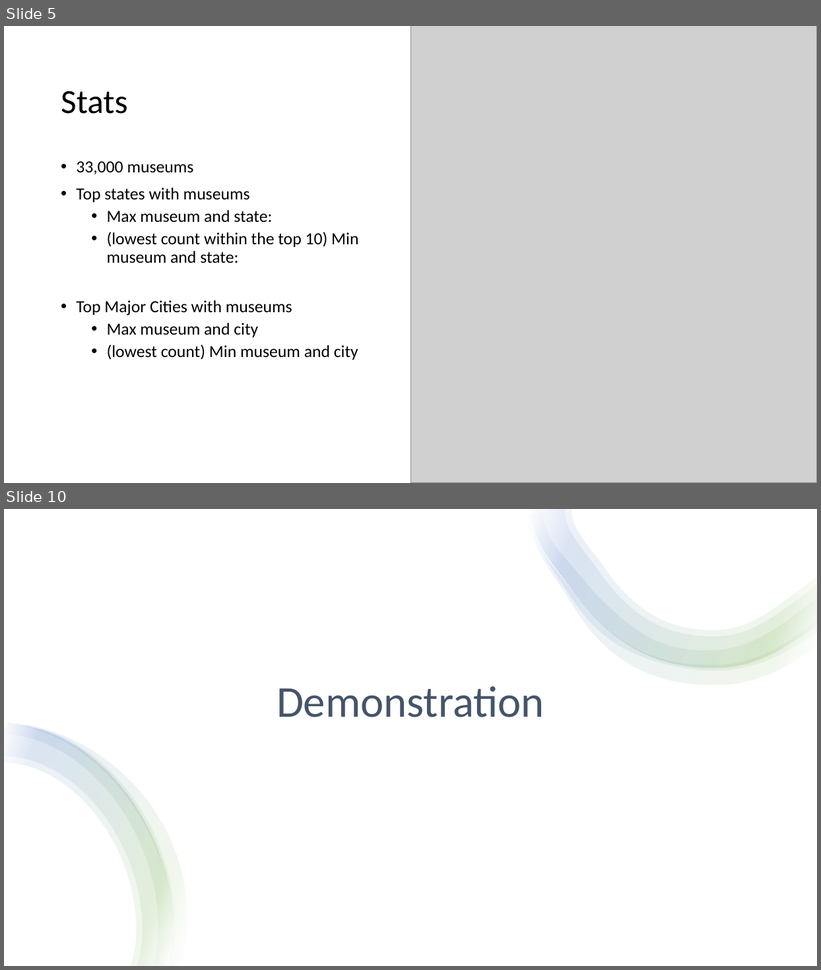
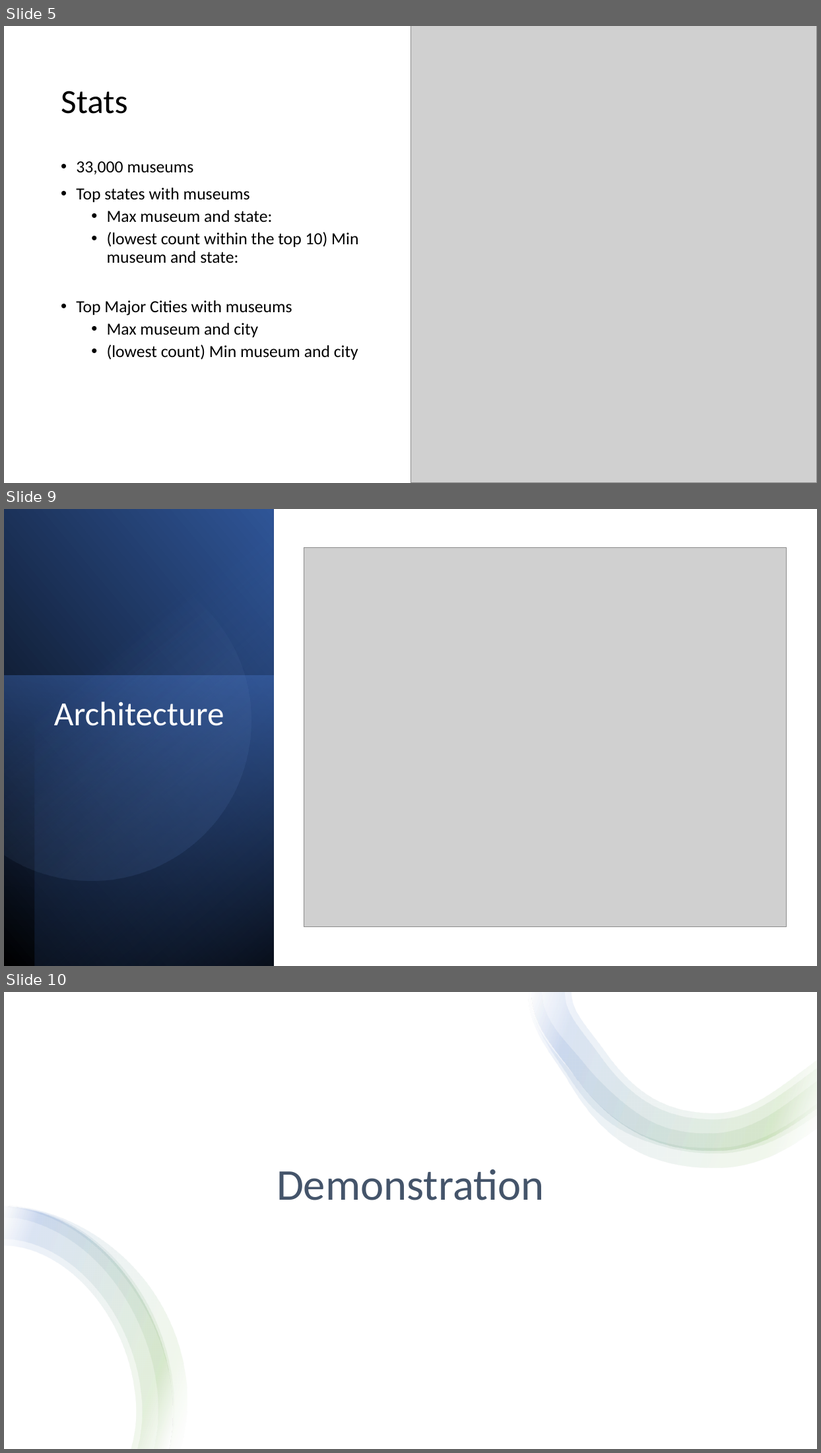
Before and after one commit to JackyUT2023/project3-group8, a slide deck: Project 3 Group 8 - Museums of the United States.pptx. Shown one above the other, each under a label of ours: slides 5 and 10 before the commit, slides 5, 9 and 10 after it; the slides between them are not shown. The pictures are 821x970 and 821x1453 pixels, drawn with LibreOffice and Linux fonts; fonts in the diff are those of the drawing; grey boxes stand for pictures. Boxes give left, top, right and bottom in pixels: in the first picture for what was removed or moved away, otherwise in the second. Text is boxed around its words. In the diff, an @@ line names an element or a change of style, - is before the commit and + after.

```diff
--- a/Project 3 Group 8 - Museums of the United States.pptx
+++ b/Project 3 Group 8 - Museums of the United States.pptx
@@ slide 9 added at bbox=[4, 509, 817, 966], background #FFFFFF @@
@@ rectangle added at bbox=[4, 509, 274, 966], fill gradient #000000 to #2F5597 @@
@@ rectangle added at bbox=[34, 509, 274, 966], fill gradient #000000 to #4472C4 @@
@@ freeform shape added at bbox=[4, 541, 281, 910], fill gradient #8FAADC to #2F5597 @@
@@ picture added at bbox=[304, 548, 786, 927] @@
@@ rectangle added at bbox=[4, 676, 274, 966], fill gradient #4472C4 to #203864 @@
@@ title added at bbox=[54, 702, 224, 726], 40 pt, text #FFFFFF @@
+Architecture
```
Also in this commit, not shown: 4 slides changed, 3 other slides added, 1 slide removed.
